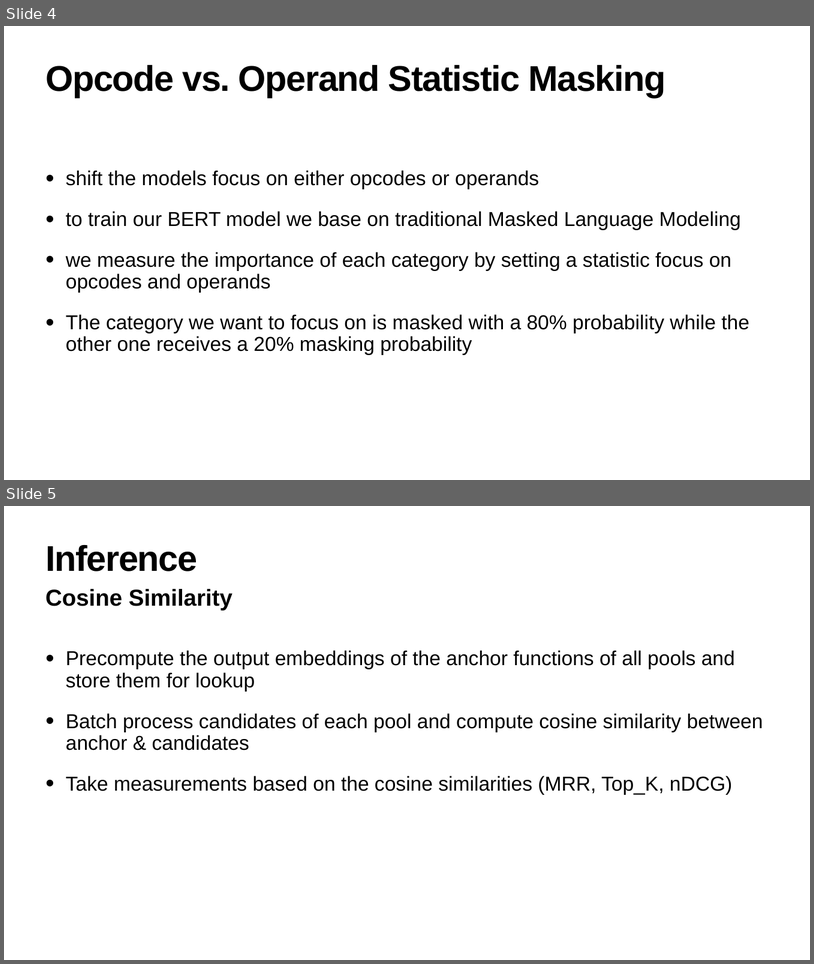
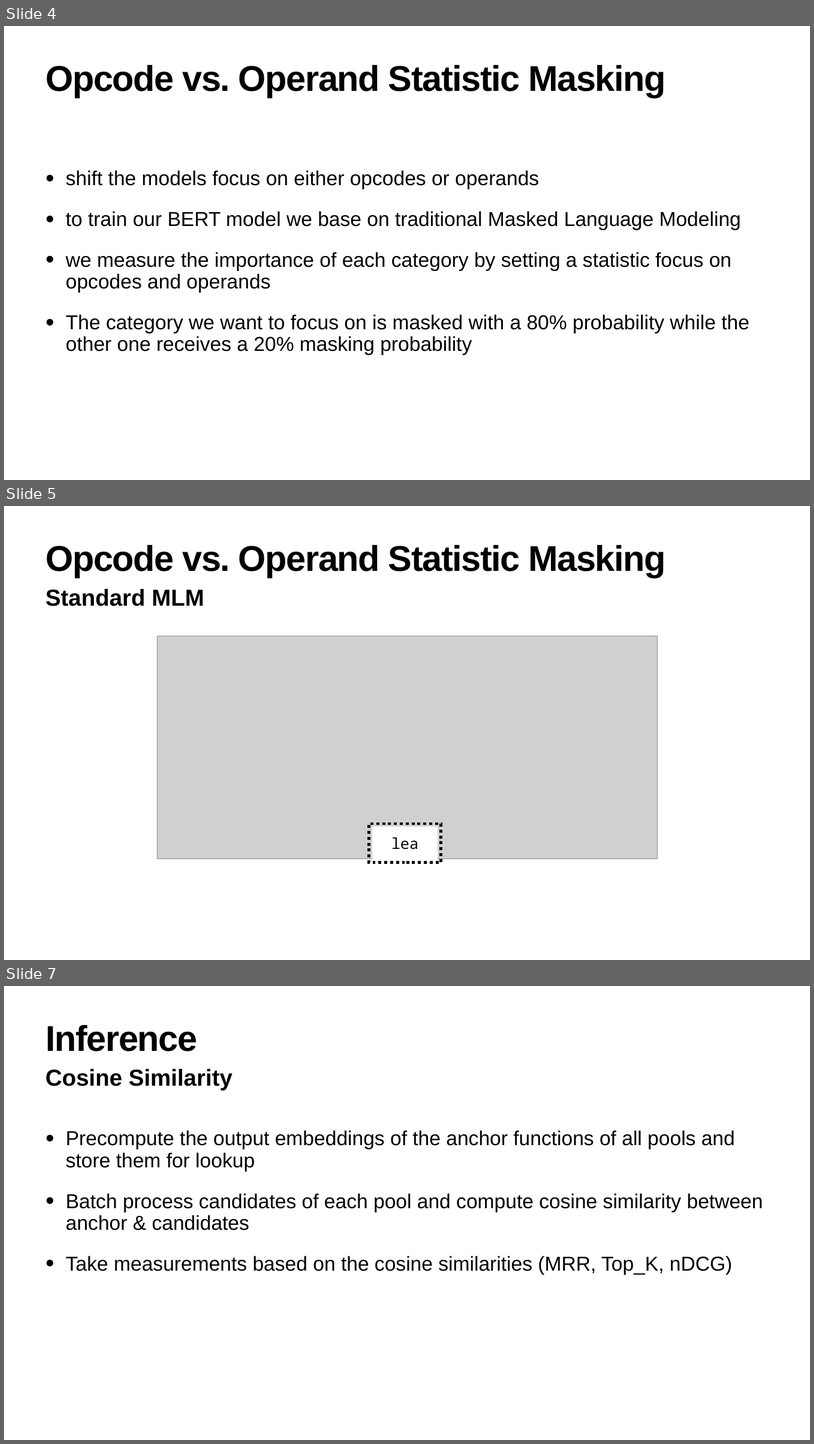
Before and after one commit to julig3ccd/BinAI, a slide deck: presentation/final_presentation.pptx. Shown one above the other, each under a label of ours: slides 4 and 5 before the commit, slides 4, 5 and 7 after it; the slides between them are not shown. The pictures are 814x964 and 814x1444 pixels, drawn with LibreOffice and Linux fonts; fonts in the diff are those of the drawing; grey boxes stand for pictures. Boxes give left, top, right and bottom in pixels: in the first picture for what was removed or moved away, otherwise in the second. Text is boxed around its words. In the diff, an @@ line names an element or a change of style, - is before the commit and + after.

Commit message:
update pptx with masking graphic

```diff
--- a/presentation/final_presentation.pptx
+++ b/presentation/final_presentation.pptx
@@ slide 5 added at bbox=[4, 506, 810, 960], background #FFFFFF @@
@@ title added at bbox=[45, 545, 666, 577], 85 pt, text #000000, bold @@
+Opcode vs. Operand Statistic Masking
@@ text added at bbox=[45, 589, 204, 606], 55 pt, text #000000, bold @@
+Standard MLM
@@ picture added at bbox=[157, 636, 657, 858] @@
@@ rectangle added at bbox=[369, 823, 441, 862], outline #000000 7 pt dashed @@
@@ rectangle added at bbox=[372, 826, 438, 859], fill #FFFFFF, 36 pt, text #000000 @@
+lea
@@ what was slide 5 is now slide 7 @@
```
Also in this commit, not shown: 5 slides changed, 2 other slides added, 1 slide removed.
